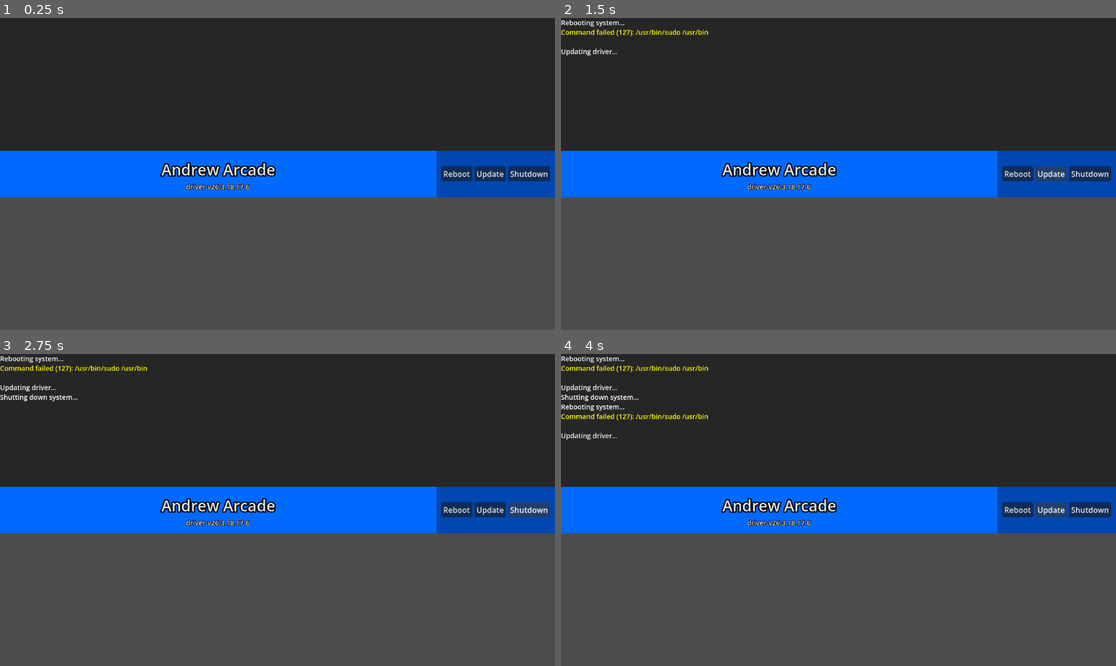
Above: before the commit, frames 1-4 (two rows, left to right).
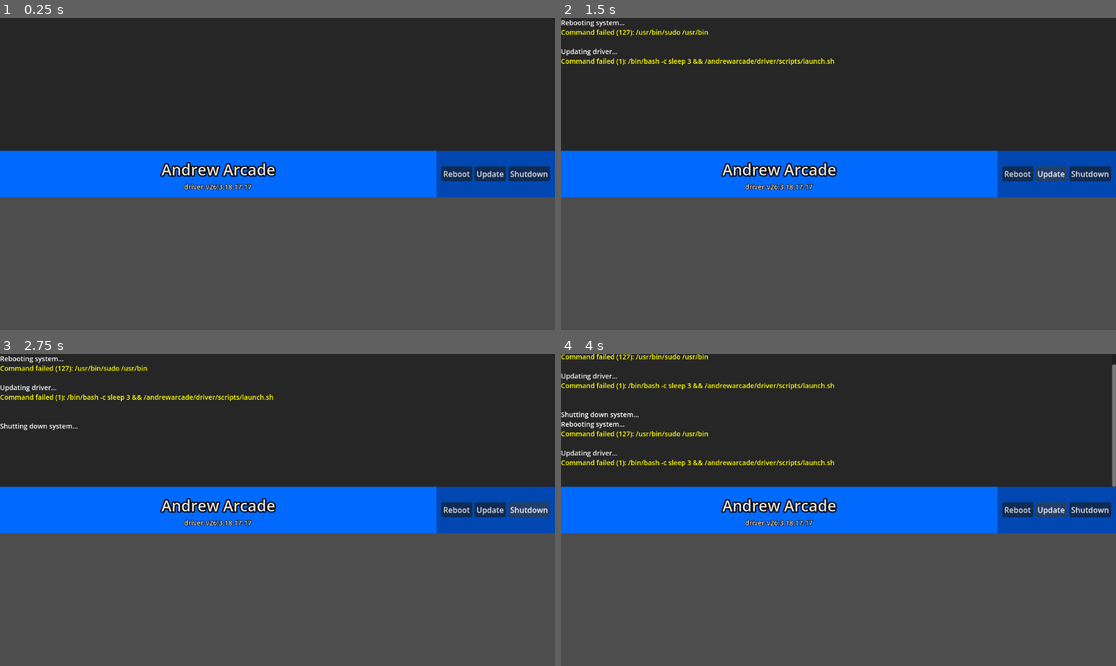
Above: after the commit, the same moments.

Repository: Andrew-Arcade/driver
Game: Godot game, scene res://scenes/main_ui/main_ui.tscn
Same seed, same stepped clock (60 frames per second), same inputs: the game is played once before the commit and once after it.
Inputs:
- Up to frame 1 (0.25 s): no input
- Up to frame 2 (1.5 s): click "Reboot" at 0.5 s; click "Update" at 1.25 s
- Up to frame 3 (2.75 s): click "Shutdown" at 2 s
- Up to frame 4 (4 s): click "Reboot" at 2.75 s; click "Update" at 3.5 s

The runs differ from the first frame. In frame 1, 0.2% of the frame differs, in the area x 33-46%, y 53-56%; in frame 2, 0.7%; in frame 3, 0.9%; in frame 4, 3.3%, in the area x 0-100%, y 0-56%.
Error in both runs: Invalid type in function 'assign' in base 'Array[String]'. Cannot convert argument 1 from Nil to Array. (res://core/scripts/data/arcade_data_manager.gd:30)

Commit message:
test: update button

Diff:
--- a/godot-project/core/scripts/host_manager.gd
+++ b/godot-project/core/scripts/host_manager.gd
@@ -20,5 +20,8 @@
 
 func _update() -> void:
 	GlobalLogger.info("Updating driver...")
-	OS.create_process("/bin/bash", ["-c", "sleep 3 && /andrewarcade/driver/scripts/launch.sh"])
+
+	var output = Shell.command("/bin/bash -c sleep 3 && /andrewarcade/driver/scripts/launch.sh")
+	GlobalLogger.info(output)
+	#OS.create_process("/bin/bash", ["-c", "sleep 3 && /andrewarcade/driver/scripts/launch.sh"])
 	#get_tree().quit()
--- a/godot-project/project.godot
+++ b/godot-project/project.godot
@@ -12,7 +12,7 @@
 
 config/name="driver"
 config/description="Driver app for Andrew Arcade."
-config/version="26.3.18.17-6"
+config/version="26.3.18.17-17"
 run/main_scene="uid://b2jyuoxjnmkck"
 config/features=PackedStringArray("4.6", "Forward Plus")
 boot_splash/use_filter=false
Not shown, changed: builds/release/driver linux-arm64.pck
Not shown, changed: builds/release/driver linux-x86_64.pck
